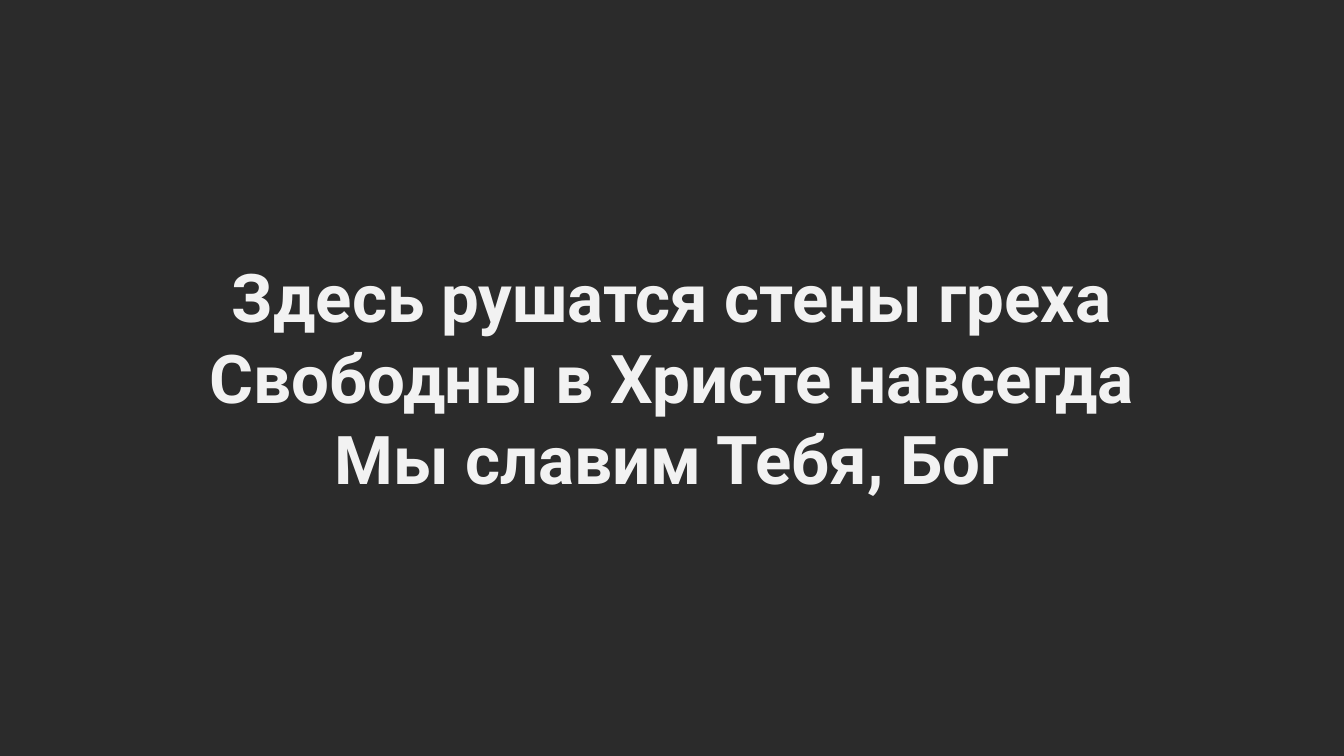
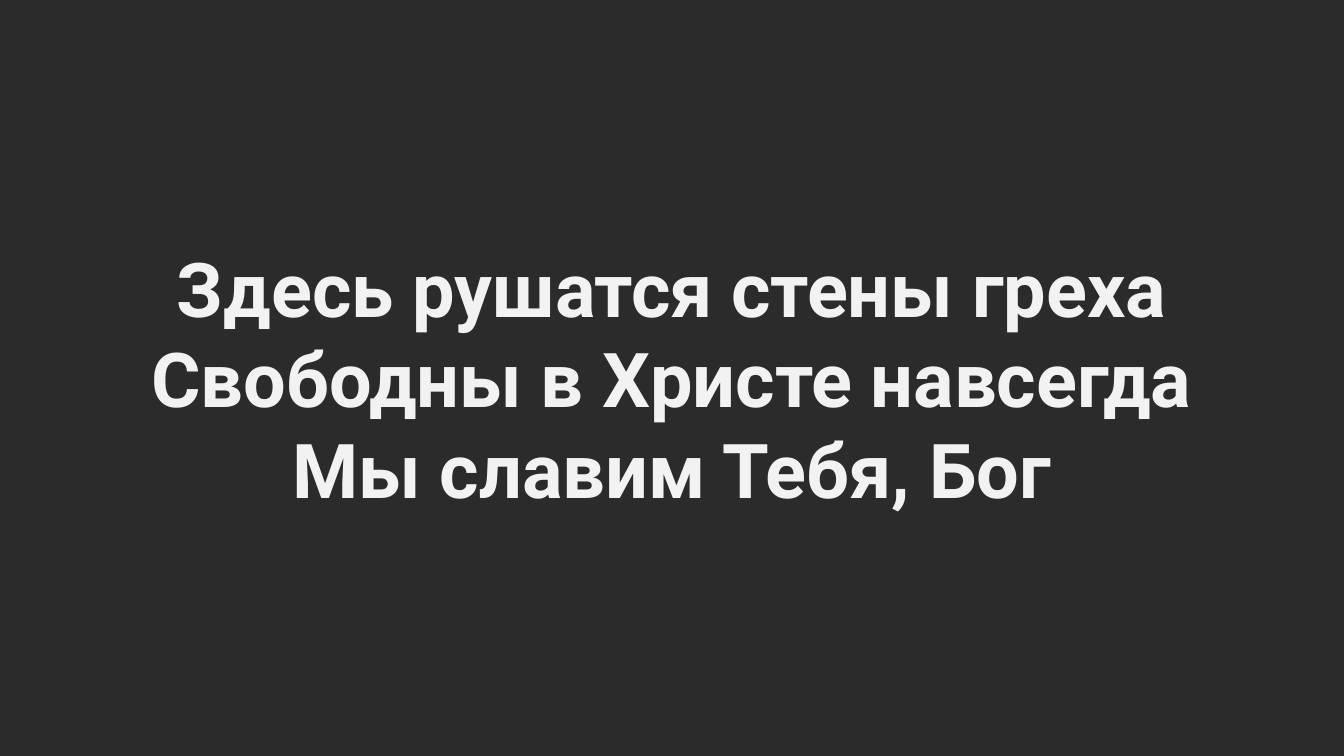
Before and after one commit to oleks-00-1/light-hous-slides, a slide deck: slide 7 of Иисус, Ты победил (В молитве войну мы ведем).pptx. Drawn at 1344x756 pixels with LibreOffice and Linux fonts; fonts in the diff are those of the drawing; background and template pictures are left out; a plain dark background stands for a picture behind light text. Boxes give left, top, right and bottom in pixels: in the first picture for what was removed or moved away, otherwise in the second. Text is boxed around its words. In the diff, an @@ line names an element or a change of style, - is before the commit and + after.

```diff
--- a/Иисус, Ты победил (В молитве войну мы ведем).pptx
+++ b/Иисус, Ты победил (В молитве войну мы ведем).pptx
@@ text "Здесь рушатся стены греха": place and size @@
-text "Здесь рушатся стены греха" at (209, 273, 1134, 496)
+text "Здесь рушатся стены греха" at (152, 262, 1192, 512)
@@ text "Здесь рушатся стены греха" at (152, 262, 1192, 512): size 48 to 54 pt @@
```
Also in this commit, not shown: 5 other slides changed, 2 other files.
